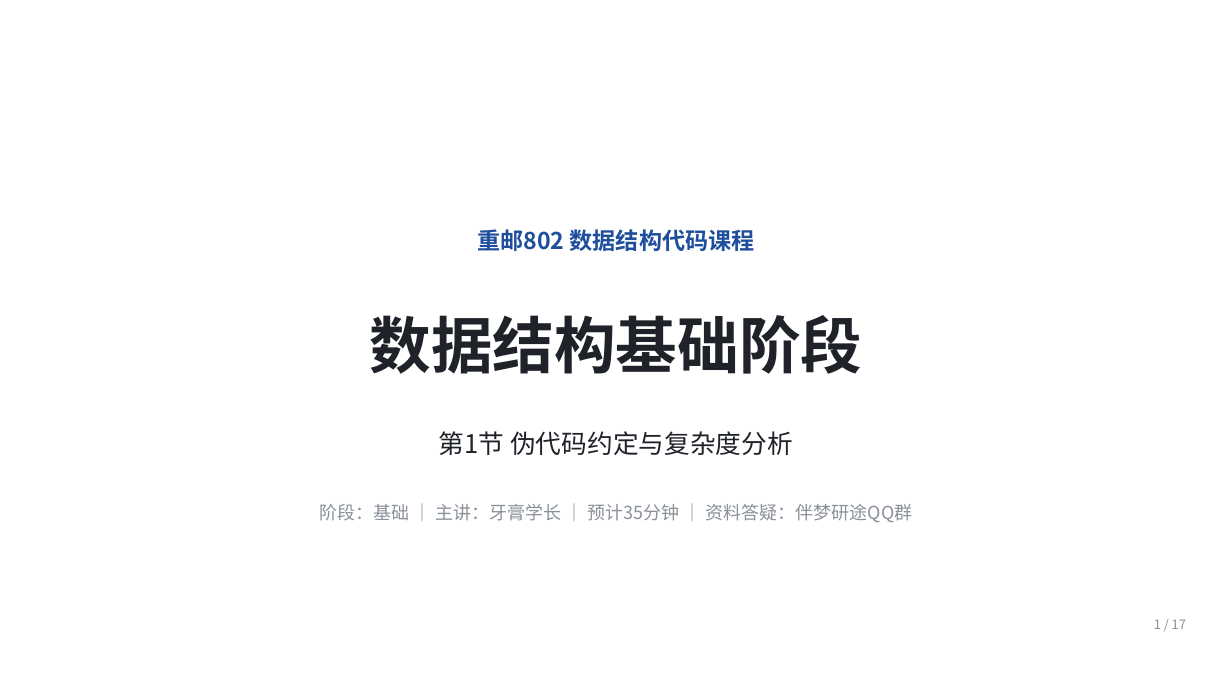
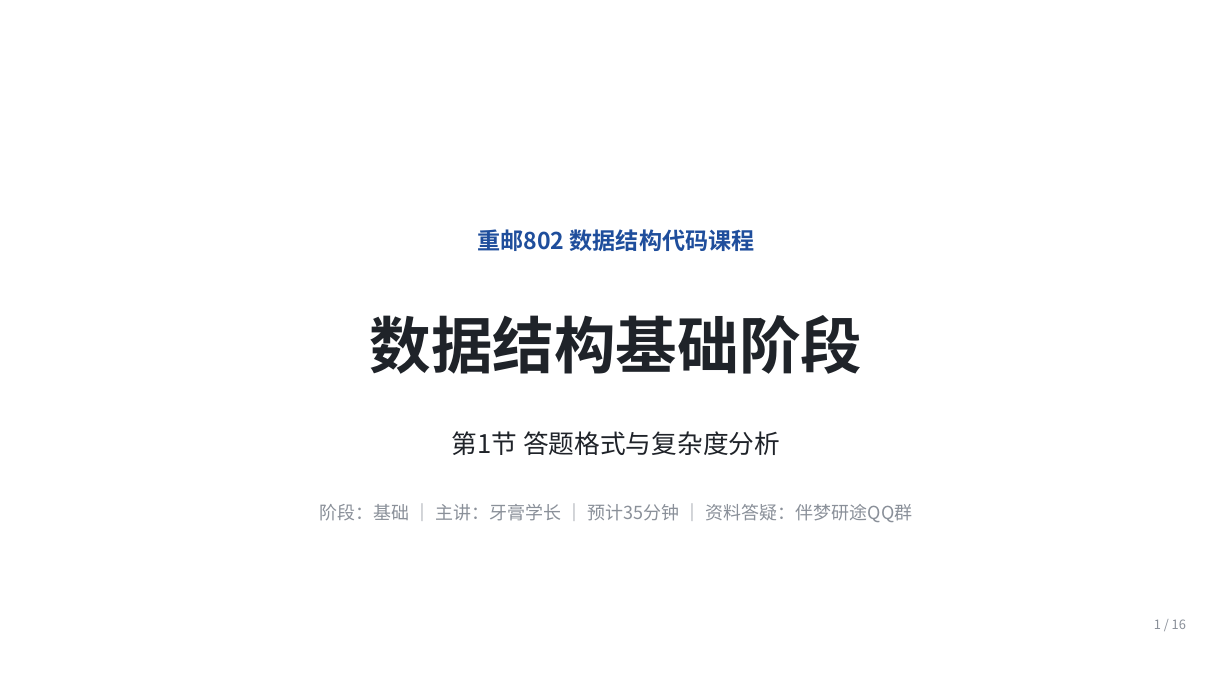
Before and after one commit to Ctrl1CandV/SpecialtyCourses, a slide deck: slide 1 of 课件/C2/C2-A-01/C2-A-01.pptx. Drawn at 1232x693 pixels with LibreOffice and Linux fonts; fonts in the diff are those of the drawing; background and template pictures are left out. Boxes give left, top, right and bottom in pixels: in the first picture for what was removed or moved away, otherwise in the second. Text is boxed around its words. In the diff, an @@ line names an element or a change of style, - is before the commit and + after.

```diff
--- a/课件/C2/C2-A-01/C2-A-01.pptx
+++ b/课件/C2/C2-A-01/C2-A-01.pptx
@@ text at (x1=452, y1=431, x2=780, y2=455): text changed @@
-第1节 伪代码约定与复杂度分析
+第1节 答题格式与复杂度分析
@@ text at (x1=1154, y1=619, x2=1186, y2=629): text changed @@
-1 / 17
+1 / 16
```
Also in this commit, not shown: 9 other slides changed, 6 slides added, 7 slides removed, 5 other files.
